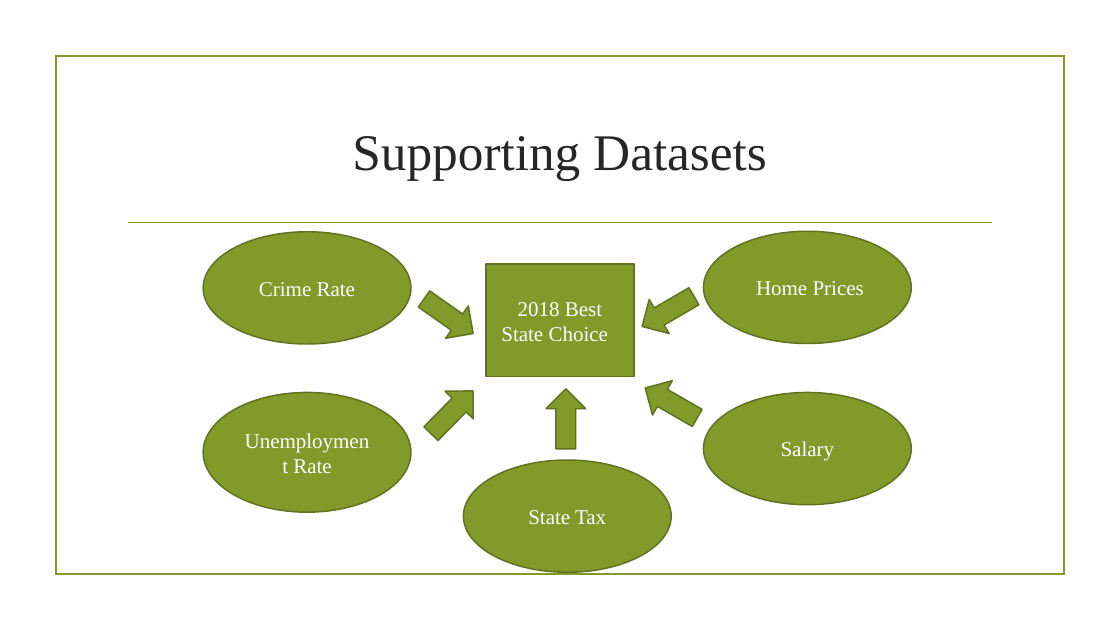
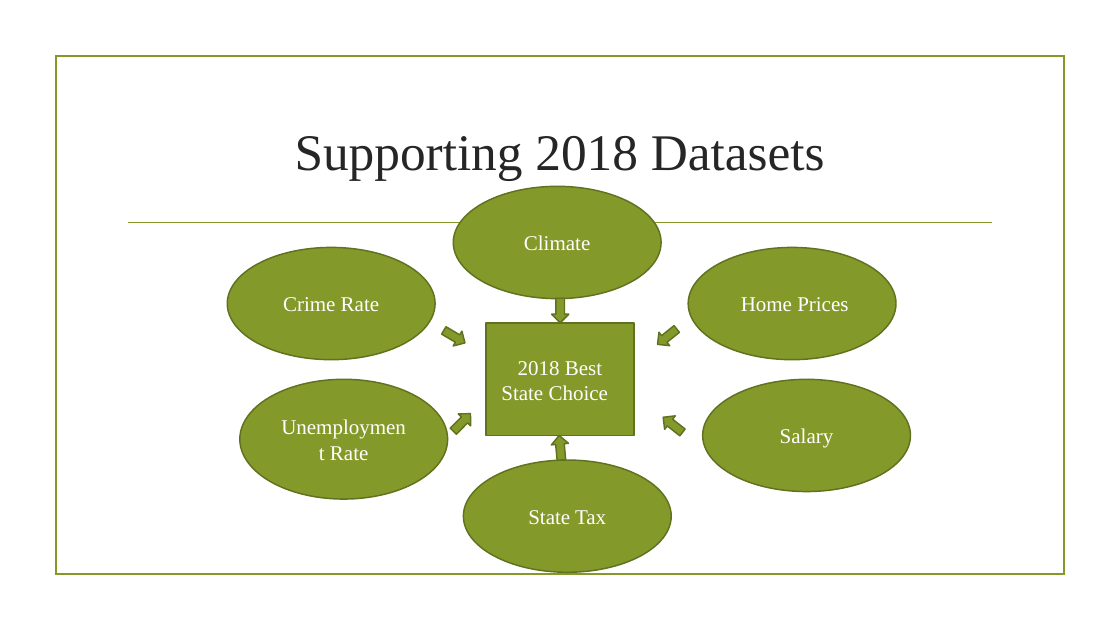
Before and after one commit to prakashbalasubramaniam/The_Incredible_Quad, a slide deck: slide 6 of Working_Presentation.pptx. Drawn at 1120x630 pixels with LibreOffice and Linux fonts; fonts in the diff are those of the drawing; background and template pictures are left out. Boxes give left, top, right and bottom in pixels: in the first picture for what was removed or moved away, otherwise in the second. Text is boxed around its words. In the diff, an @@ line names an element or a change of style, - is before the commit and + after.

Commit message:
Upload Climate Analysis script and saved plots. Update Working_Presentation with Climate analysis

```diff
--- a/Working_Presentation.pptx
+++ b/Working_Presentation.pptx
@@ title at <box>295,136,825,181</box>: text changed @@
-Supporting Datasets
+Supporting 2018 Datasets
@@ ellipse added at <box>454,187,661,299</box>, fill #83992A, outline #61711F 1.25 pt, 18 pt, text #FFFFFF @@
+Climate
@@ ellipse "Crime Rate": place and size @@
-ellipse "Crime Rate" at <box>203,232,411,344</box>
+ellipse "Crime Rate" at <box>228,248,435,360</box>
@@ ellipse "Home Prices": place and size @@
-ellipse "Home Prices" at <box>703,231,911,344</box>
+ellipse "Home Prices" at <box>688,248,896,360</box>
@@ right arrow removed at <box>412,283,484,350</box> @@
@@ down arrow added at <box>552,298,570,323</box>, fill #83992A, outline #61711F 1.25 pt @@
@@ right arrow removed at <box>633,279,704,343</box> @@
@@ down arrow added at <box>440,323,470,350</box>, fill #83992A, outline #61711F 1.25 pt @@
@@ rectangle "2018 Best State Choice": place and size @@
-rectangle "2018 Best State Choice" at <box>486,264,634,376</box>
+rectangle "2018 Best State Choice" at <box>486,323,634,436</box>
@@ down arrow added at <box>653,322,683,351</box>, fill #83992A, outline #61711F 1.25 pt @@
@@ ellipse "Unemployment Rate": place and size @@
-ellipse "Unemployment Rate" at <box>203,392,411,513</box>
+ellipse "Unemployment Rate" at <box>239,380,447,500</box>
@@ right arrow removed at <box>417,377,487,447</box> @@
@@ right arrow removed at <box>546,389,586,449</box> @@
@@ right arrow removed at <box>635,371,707,435</box> @@
@@ ellipse "Salary": place and size @@
-ellipse "Salary" at <box>703,392,911,505</box>
+ellipse "Salary" at <box>703,380,911,492</box>
@@ down arrow added at <box>448,407,477,437</box>, fill #83992A, outline #61711F 1.25 pt @@
@@ down arrow added at <box>658,410,688,439</box>, fill #83992A, outline #61711F 1.25 pt @@
@@ down arrow added at <box>551,434,571,460</box>, fill #83992A, outline #61711F 1.25 pt @@
```
Also in this commit, not shown: 3 slides added, 1 slide removed, 4 other files.
